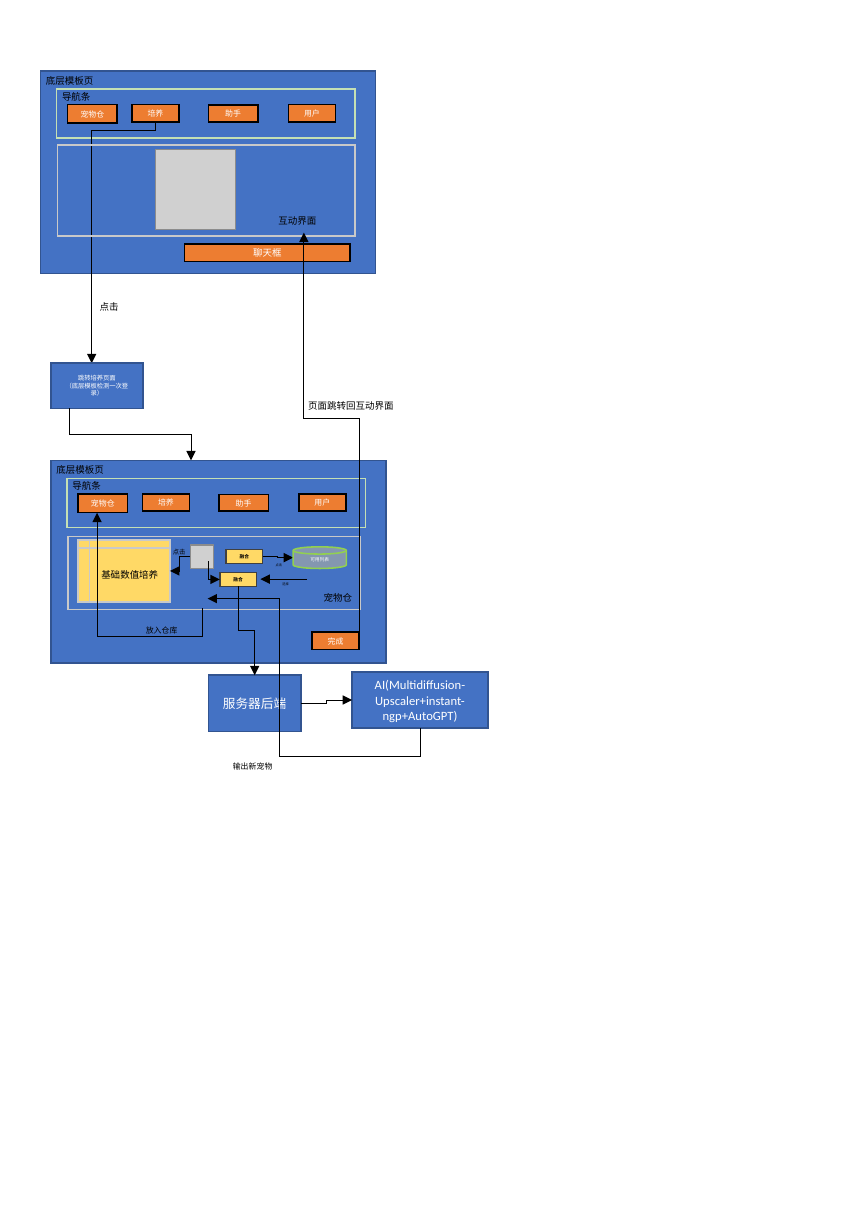
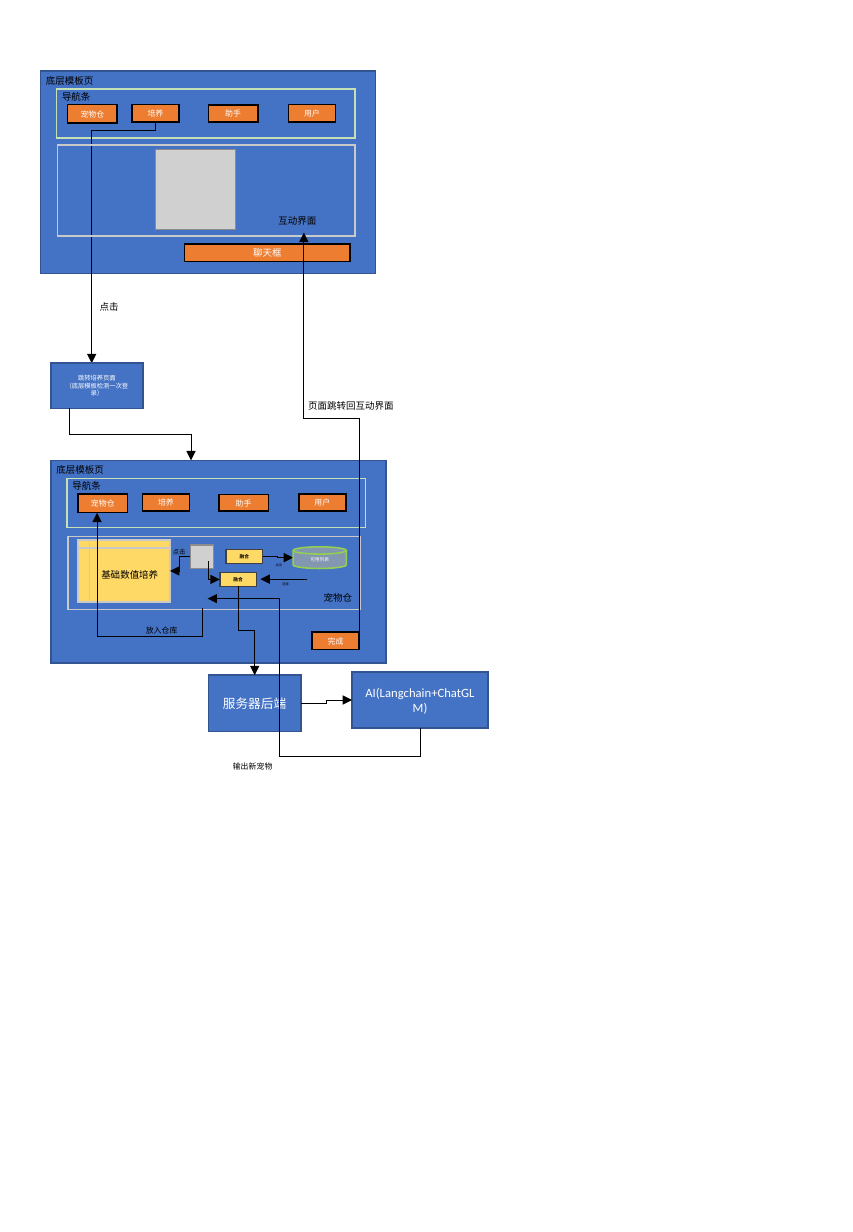
Before and after one commit to z4714/Vcat_AI_virtual_pet, a slide deck: slide 5 of product_document/imgs/图例.pptx. Drawn at 853x1232 pixels with LibreOffice and Linux fonts; fonts in the diff are those of the drawing; grey boxes stand for pictures; background and template pictures are left out. Boxes give left, top, right and bottom in pixels: in the first picture for what was removed or moved away, otherwise in the second. Text is boxed around its words. In the diff, an @@ line names an element or a change of style, - is before the commit and + after.

```diff
--- a/product_document/imgs/图例.pptx
+++ b/product_document/imgs/图例.pptx
@@ text in rectangle at (365, 688, 474, 699): text changed @@
-AI(Multidiffusion-Upscaler+instant-ngp+AutoGPT)
+AI(Langchain+ChatGLM)
```
Also in this commit, not shown: 5 other slides changed, 1 slide added, 11 other files.
